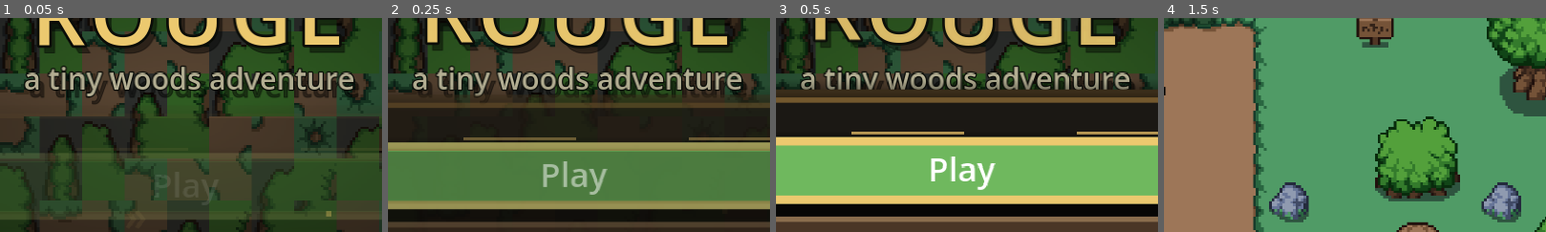
Above: before the commit, frames 1-4 (left to right).
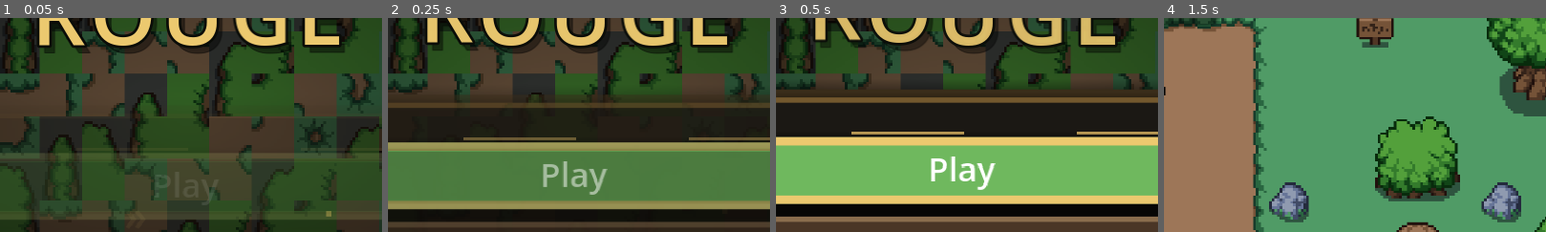
Above: after the commit, the same moments.

Repository: ConnorEMcclanahan/Rouge2D
Game: Godot game, scene res://scenes/menu.tscn
Two runs of this game, one before a commit and one after it. Both use one fixed random seed, a clock stepped at 60 frames per second and the inputs below.
Inputs (mouse positions are % of the whole screen's width and height, from its top left):
- Up to frame 1 (0.05 s): no input
- Up to frame 2 (0.25 s): no input
- Up to frame 3 (0.5 s): no input
- Up to frame 4 (1.5 s): click "Play" at 0.5 s; tap Enter (ui_accept) at 1.25 s; move the mouse to (72, 45) at 1.27 s; hold D from 1.28 s (still down)
The pictures show only the part of the screen within x 25-75%, y 22-71%; the shares and areas given below are measured in that part.

The runs differ from the first frame. In frame 1, 7.1% of the frame differs, in the area x 6-94%, y 22-41%; in frame 2, 6.5%; in frame 3, 5.4%; in frame 4, nothing differs.

Commit message:
Remove menu subtitle tagline

Diff:
--- a/scripts/menu.gd
+++ b/scripts/menu.gd
@@ -12,7 +12,6 @@
 var dim: ColorRect
 var vignette: TextureRect
 var title_row: HBoxContainer
-var subtitle: Label
 var center: PanelContainer
 var version_label: Label
 var title_chars: Array[Label] = []
@@ -152,9 +151,6 @@
 		title_chars.append(char_label)
 	add_child(title_row)
 
-	subtitle = UiTheme.make_label("a tiny woods adventure", 11, UiTheme.C_MUTED)
-	add_child(subtitle)
-
 	# the card with the buttons
 	var content := VBoxContainer.new()
 	content.alignment = BoxContainer.ALIGNMENT_CENTER
@@ -205,8 +201,6 @@
 	vignette.position = Vector2.ZERO
 	title_row.reset_size()
 	title_row.position = Vector2((vp_size.x - title_row.size.x) * 0.5, 10)
-	subtitle.reset_size()
-	subtitle.position = Vector2((vp_size.x - subtitle.size.x) * 0.5, 50)
 	center.reset_size()
 	center.position = Vector2((vp_size.x - center.size.x) * 0.5, 62)
 	version_label.reset_size()
Binary file changed: docs/screenshots/menu.png
